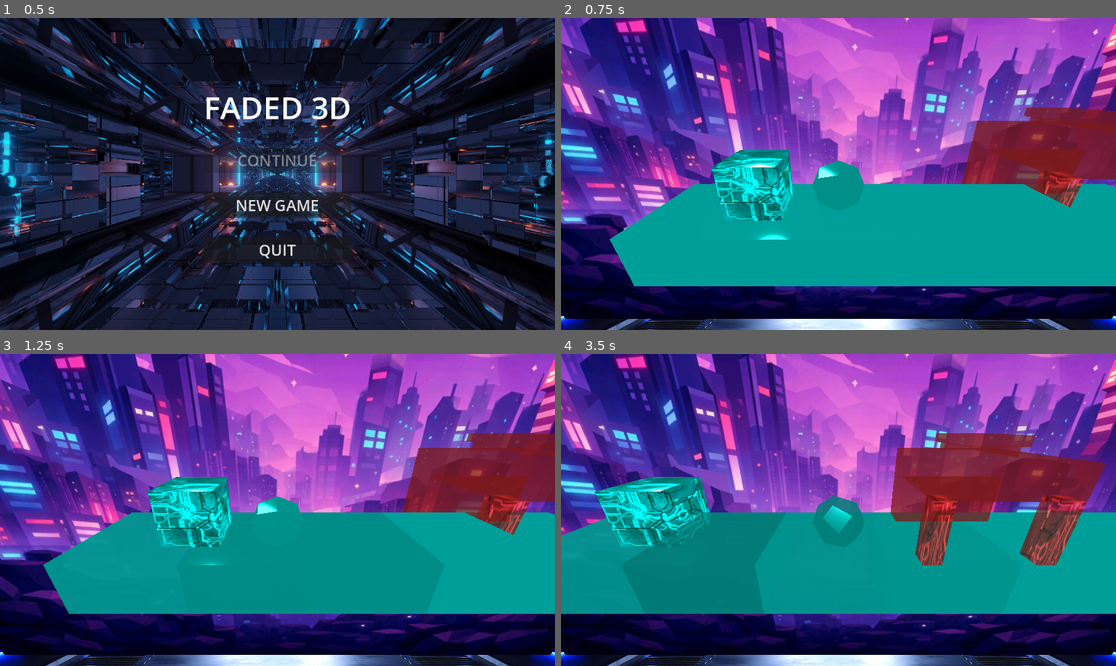
Above: before the commit, frames 1-4 (two rows, left to right).
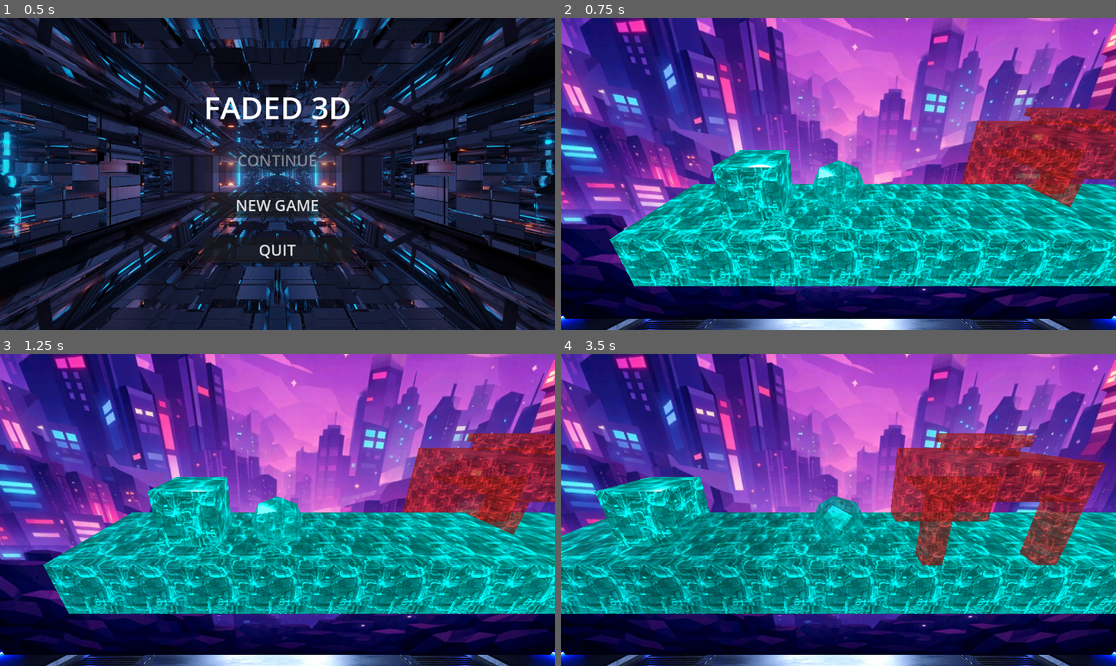
Above: after the commit, the same moments.

Repository: NimaAbdollahipour/VaultJam-faded-3d
Game: Godot game, scene res://UI/StartMenu.tscn
Two runs of this game, one before a commit and one after it. Both use one fixed random seed, a clock stepped at 60 frames per second and the inputs below.
Inputs:
- Up to frame 1 (0.5 s): no input
- Up to frame 2 (0.75 s): click "NEW GAME" at 0.5 s
- Up to frame 3 (1.25 s): no input
- Up to frame 4 (3.5 s): tap Enter (ui_accept) at 1.25, 1.52, 2.27 s; hold Right (ui_right) 1.28-2.03 s; hold Left (ui_left) 2.03-2.78 s; hold Right (ui_right) from 2.78 s (still down)

Frame 1 is identical in both runs. In frame 2, 20% of the frame differs, in the area x 9-100%, y 28-86%; in frame 3, 19%; in frame 4, 22%, in the area x 0-100%, y 25-84%.

Commit message:
Updated platform with tech_pattern.jpg pattern - Stable Version

Diff:
--- a/Objects/box.gd
+++ b/Objects/box.gd
@@ -52,6 +52,10 @@
 	mat.metallic_specular = 1.0
 	mat.roughness = 0.2
 
+	# UV Tiling for tech pattern
+	mat.uv1_triplanar = true
+	mat.uv1_scale = Vector3(1.0, 1.0, 1.0)
+
 	# Emission Settings
 	mat.emission_enabled = true
 	mat.emission = target_color
--- a/Objects/color_switcher.gd
+++ b/Objects/color_switcher.gd
@@ -57,6 +57,10 @@
 	mat.metallic_specular = 1.0
 	mat.roughness = 0.2
 
+	# UV Tiling for tech pattern
+	mat.uv1_triplanar = true
+	mat.uv1_scale = Vector3(1.0, 1.0, 1.0)
+
 	# Emission Settings
 	mat.emission_enabled = true
 	mat.emission = target_color
--- a/Objects/platform_s.gd
+++ b/Objects/platform_s.gd
@@ -64,6 +64,10 @@
 	mat.metallic_specular = 1.0
 	mat.roughness = 0.2
 
+	# UV Tiling for tech pattern
+	mat.uv1_triplanar = true
+	mat.uv1_scale = Vector3(0.5, 0.5, 0.5) # Adjust scale for detail density
+
 	# Emission (Glowing) Settings
 	mat.emission_enabled = true
 	mat.emission = target_color
--- a/Objects/player.gd
+++ b/Objects/player.gd
@@ -233,6 +233,10 @@
 	mat.metallic_specular = 1.0
 	mat.roughness = 0.2
 
+	# UV Tiling for tech pattern
+	mat.uv1_triplanar = true
+	mat.uv1_scale = Vector3(1.0, 1.0, 1.0)
+
 	# Emission (Glowing) Settings
 	mat.emission_enabled = true
 	mat.emission = target_color
